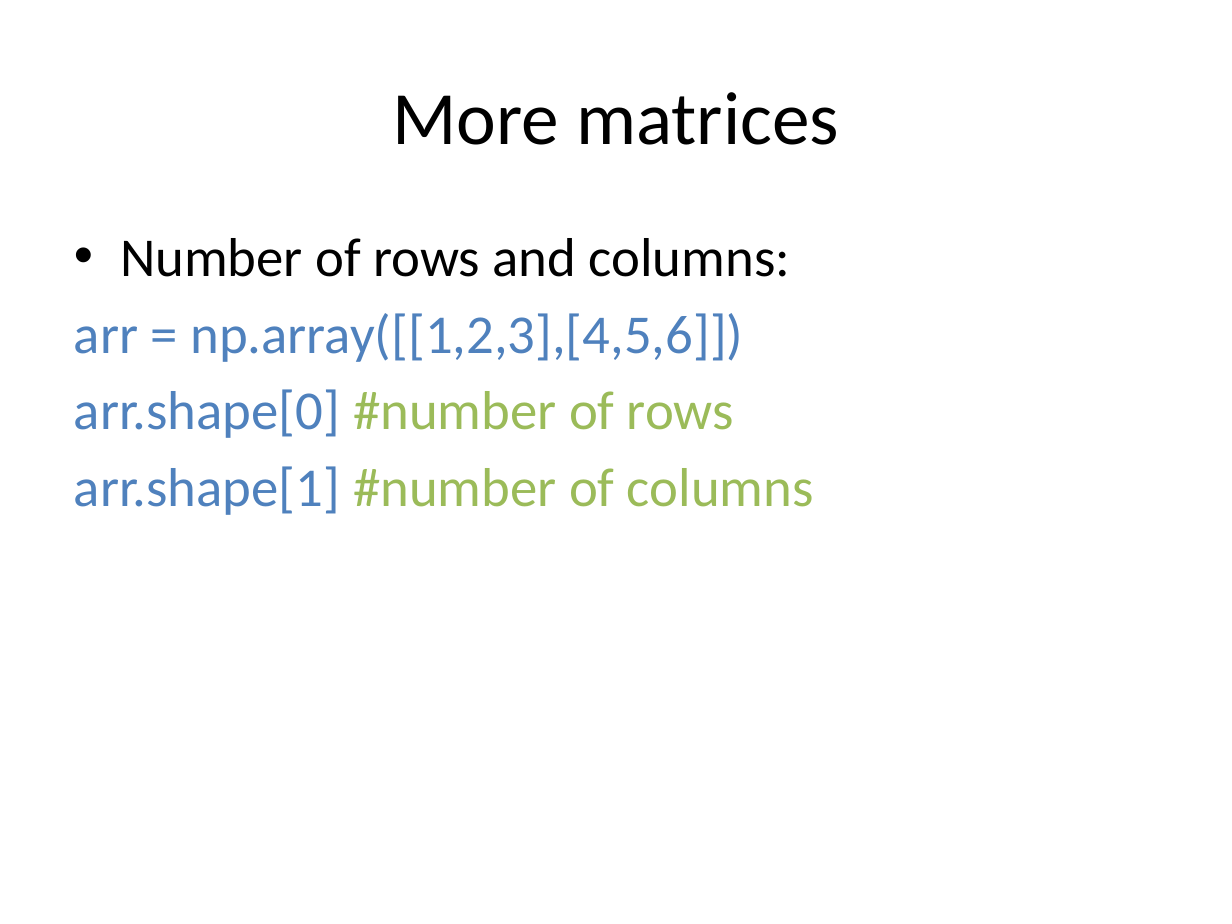
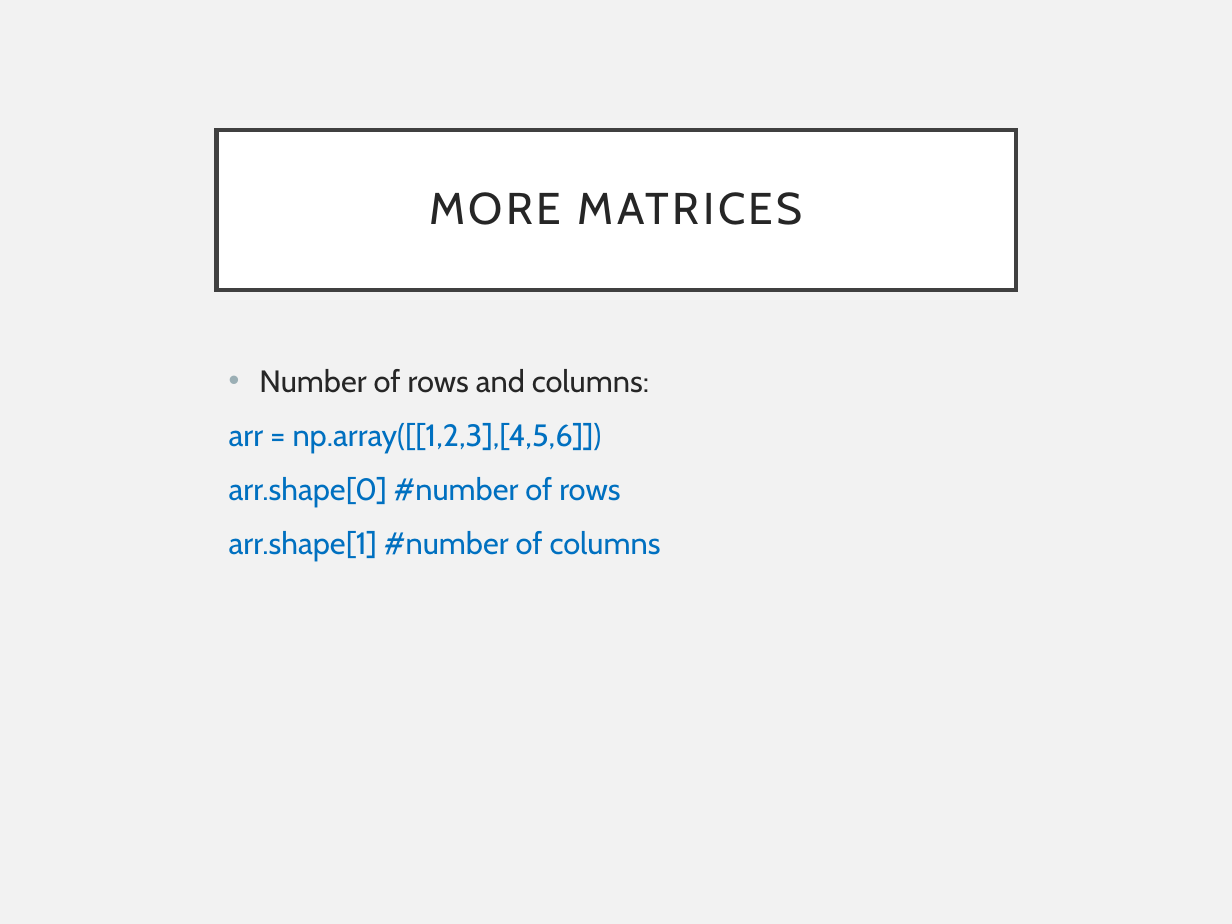
Before and after one commit to pradau/python_for_psychologists, a slide deck: slide 21 of Python_intro_lecture.pptx. Drawn at 1232x924 pixels with LibreOffice and Linux fonts; fonts in the diff are those of the drawing. Boxes give left, top, right and bottom in pixels: in the first picture for what was removed or moved away, otherwise in the second. Text is boxed around its words. In the diff, an @@ line names an element or a change of style, - is before the commit and + after.

```diff
--- a/Python_intro_lecture.pptx
+++ b/Python_intro_lecture.pptx
@@ background #FFFFFF to #F2F2F2 @@
@@ title "MORE MATRICES": place and size @@
-title "MORE MATRICES" at <box>392,92,839,145</box>
+title "MORE MATRICES" at <box>217,129,1016,290</box>
@@ title "MORE MATRICES" at <box>217,129,1016,290</box>: fill none to #FFFFFF; outline none to #404040 2.5 pt @@
@@ title at <box>429,192,803,225</box>: text changed; size 44 to 26 pt; font Calibri to Cabin; text colour #000000 to #262626 @@
-More matrices
+MORE MATRICES
@@ text "Number of rows and columns:": place and size @@
-text "Number of rows and columns:" at <box>74,238,814,515</box>
+text "Number of rows and columns:" at <box>229,369,661,561</box>
@@ text "Number of rows and columns:" at <box>229,369,661,561</box>: size 32 to 18 pt, font Calibri to Cabin; text colour #000000 to #262626 in "Number of rows and columns:"; text colour #4F81BD to #0070C0 in "arr = np.array([[1,2,3],[4,5,6]])", "arr.shape[0]", "arr.shape[1]"; text colour #9BBB59 to #0070C0 in "#number of rows", "#number of columns"; indent changed; more space between paragraphs @@
```
Also in this commit, not shown: 24 other slides changed, 3 slides added, 2 slides removed.
